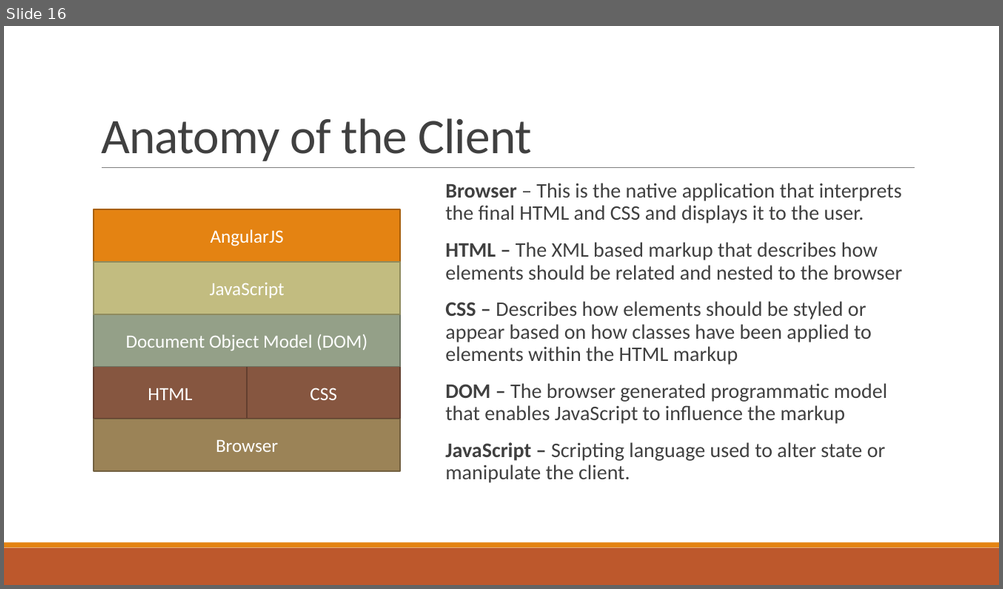
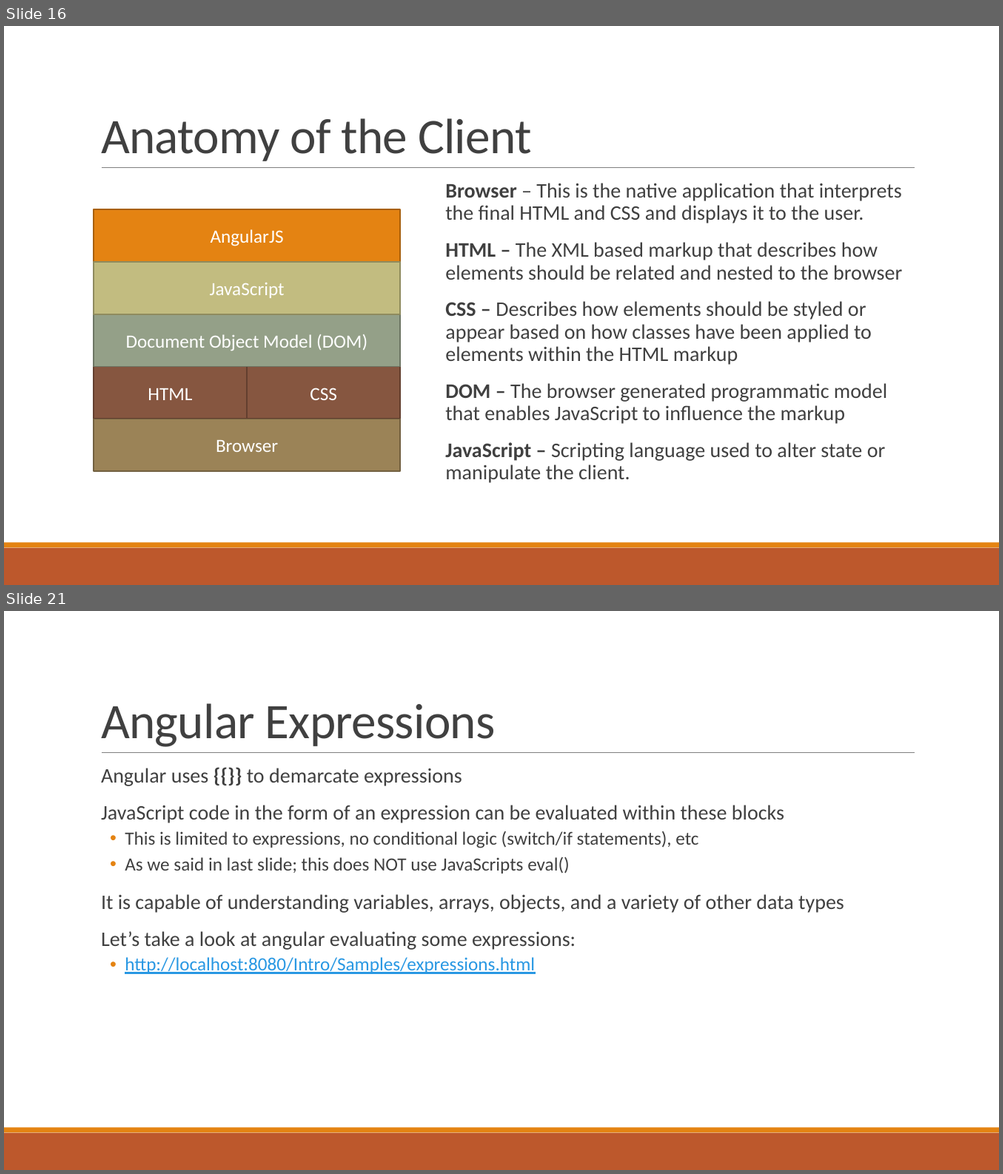
Before and after one commit to sbechtold/angularjs, a slide deck: materials/AngularJS.pptx. Shown one above the other, each under a label of ours: slide 16 before the commit, slides 16 and 21 after it; the slides between them are not shown. The pictures are 1003x589 and 1003x1174 pixels, drawn with LibreOffice and Linux fonts; fonts in the diff are those of the drawing. Boxes give left, top, right and bottom in pixels: in the first picture for what was removed or moved away, otherwise in the second. Text is boxed around its words. In the diff, an @@ line names an element or a change of style, - is before the commit and + after.

```diff
--- a/materials/AngularJS.pptx
+++ b/materials/AngularJS.pptx
@@ slide 21 added at box(4, 611, 999, 1170), background #FFFFFF; not listed: 3 template elements that a slide beside it also shows @@
@@ title added at box(101, 703, 495, 747), 48 pt, text #404040 @@
+Angular Expressions
@@ text added at box(101, 768, 844, 974), 20 pt, text #404040 @@
+  Angular uses {{}} to demarcate expressions
+  JavaScript code in the form of an expression can be evaluated within these blocks
+  • This is limited to expressions, no conditional logic (switch/if statements), etc
+  • As we said in last slide; this does NOT use JavaScripts eval()
+  It is capable of understanding variables, arrays, objects, and a variety of other data types
+  Let’s take a look at angular evaluating some expressions:
+  • http://localhost:8080/Intro/Samples/expressions.html
```
Also in this commit, not shown: 13 slides changed, 41 other slides added, 43 other files.
